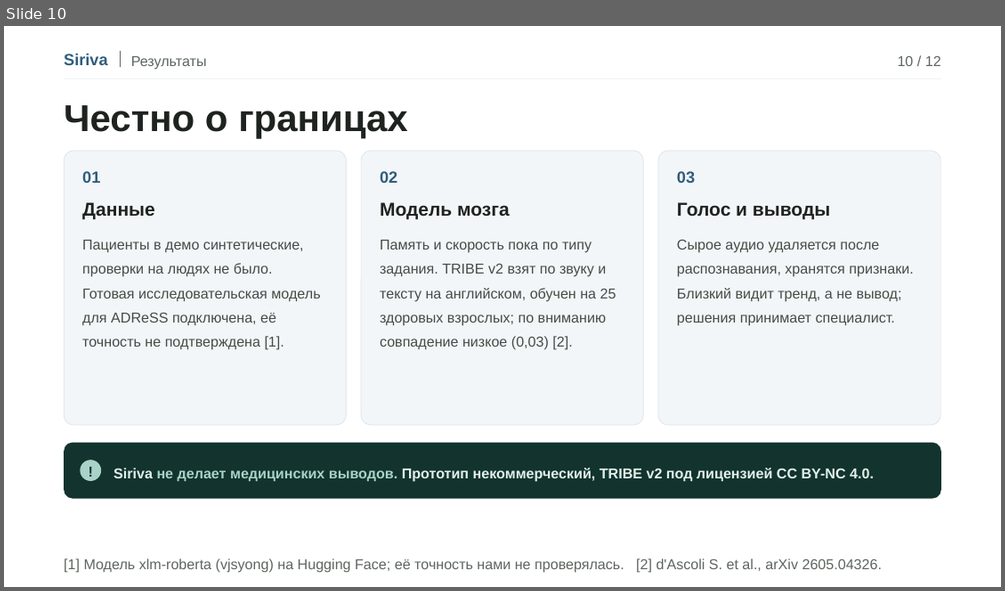
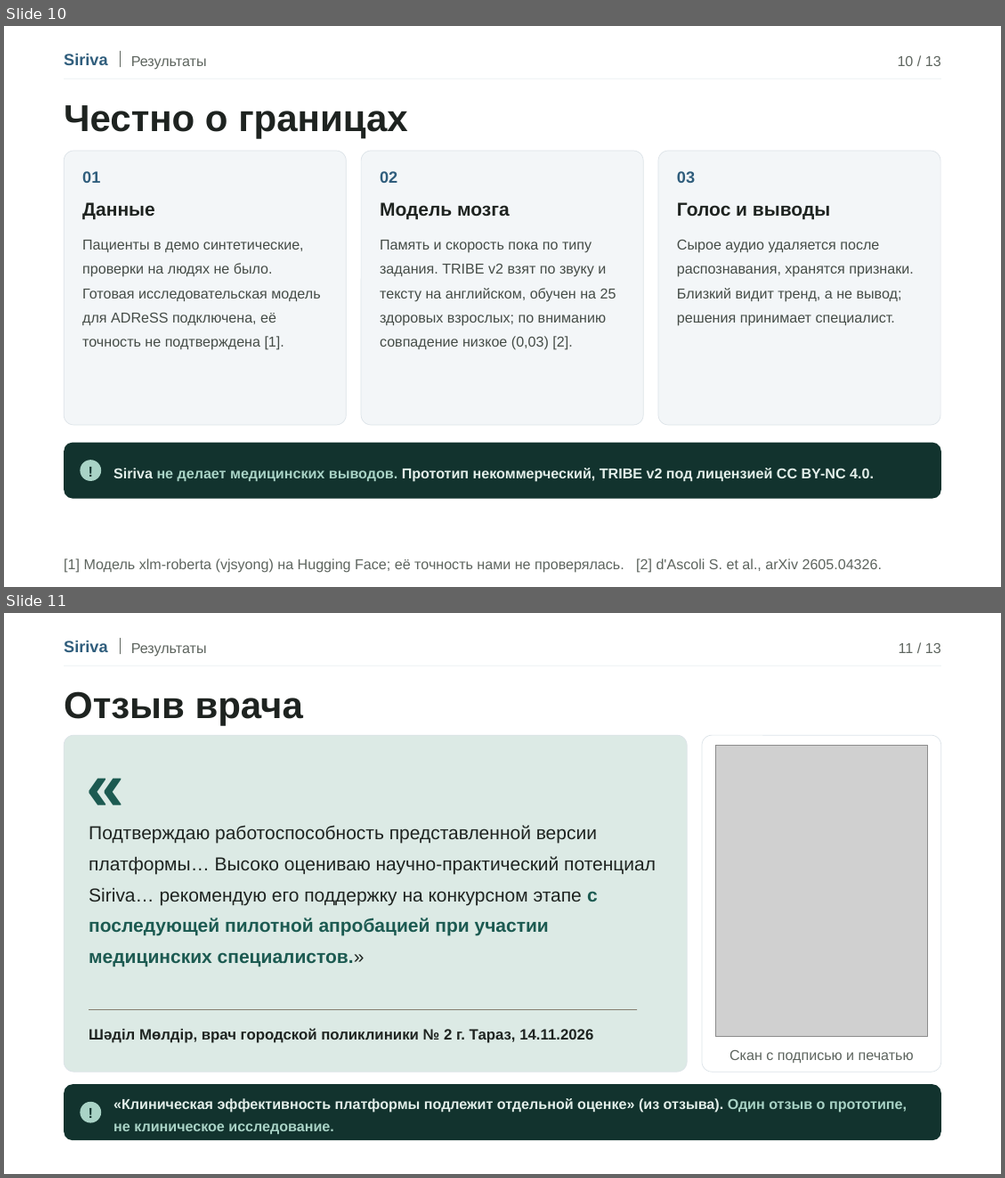
Before and after one commit to shadix23/siriva, a slide deck: pitch/Siriva-pitch.pptx. Shown one above the other, each under a label of ours: slide 10 before the commit, slides 10 and 11 after it. The pictures are 1005x591 and 1005x1178 pixels, drawn with LibreOffice and Linux fonts; fonts in the diff are those of the drawing; grey boxes stand for pictures. Boxes give left, top, right and bottom in pixels: in the first picture for what was removed or moved away, otherwise in the second. Text is boxed around its words. In the diff, an @@ line names an element or a change of style, - is before the commit and + after.

```diff
--- a/pitch/Siriva-pitch.pptx
+++ b/pitch/Siriva-pitch.pptx
@@ slide 11 added at (x1=4, y1=613, x2=1001, y2=1174), background #FFFFFF @@
@@ rectangle added at (x1=120, y1=638, x2=121, y2=654), fill #5E655F @@
@@ text added at (x1=64, y1=641, x2=107, y2=652), 15.6 pt, text #2F5D7C, bold @@
+Siriva
@@ rectangle added at (x1=64, y1=666, x2=941, y2=666), fill #DCE3E8 @@
@@ text added at (x1=131, y1=643, x2=207, y2=657), 13.8 pt, text #5E655F @@
+Результаты
@@ text added at (x1=898, y1=643, x2=941, y2=653), 13.8 pt, text #5E655F @@
+11 / 13
@@ text added at (x1=64, y1=691, x2=303, y2=726), 36 pt, text #1E2320, bold @@
+Отзыв врача
@@ rounded rectangle added at (x1=64, y1=735, x2=687, y2=1071), fill #DCEAE5, outline #DCE3E8 0.6 pt @@
@@ text added at (x1=86, y1=742, x2=161, y2=822), 66 pt, text #1C5A51, bold @@
+«
@@ rounded rectangle added at (x1=702, y1=735, x2=941, y2=1071), fill #FFFFFF, outline #DCE3E8 0.6 pt @@
@@ picture added at (x1=716, y1=746, x2=928, y2=1037) @@
@@ text added at (x1=89, y1=825, x2=655, y2=966), 18 pt, text #1E2320 @@
+Подтверждаю работоспособность представленной версии платформы… Высоко оцениваю научно-практический потенциал Siriva… рекомендую его поддержку на конкурсном этапе с последующей пилотной апробацией при участии медицинских специалистов.»
@@ rectangle added at (x1=89, y1=1009, x2=637, y2=1010), fill #857D6E @@
@@ text added at (x1=89, y1=1028, x2=593, y2=1043), 14.4 pt, text #1E2320, bold @@
+Шәділ Мөлдір, врач городской поликлиники № 2 г. Тараз, 14.11.2026
@@ text added at (x1=729, y1=1050, x2=914, y2=1062), 13.8 pt, text #5E655F @@
+Скан с подписью и печатью
@@ rounded rectangle added at (x1=64, y1=1084, x2=941, y2=1140), fill #12332E @@
@@ rounded rectangle added at (x1=81, y1=1102, x2=101, y2=1122), fill #A9D3C6 @@
@@ text added at (x1=81, y1=1104, x2=101, y2=1121), 13.8 pt, text #12332E, bold @@
+!
@@ text added at (x1=113, y1=1098, x2=906, y2=1134), 13.8 pt, text #E3EFEA, bold @@
+«Клиническая эффективность платформы подлежит отдельной оценке» (из отзыва). Один отзыв о прототипе, не клиническое исследование.
@@ slide 10 changed as well @@
@@ text at (x1=898, y1=56, x2=941, y2=66): text changed @@
-10 / 12
+10 / 13
```
Also in this commit, not shown: 11 other slides changed, 35 other files.
